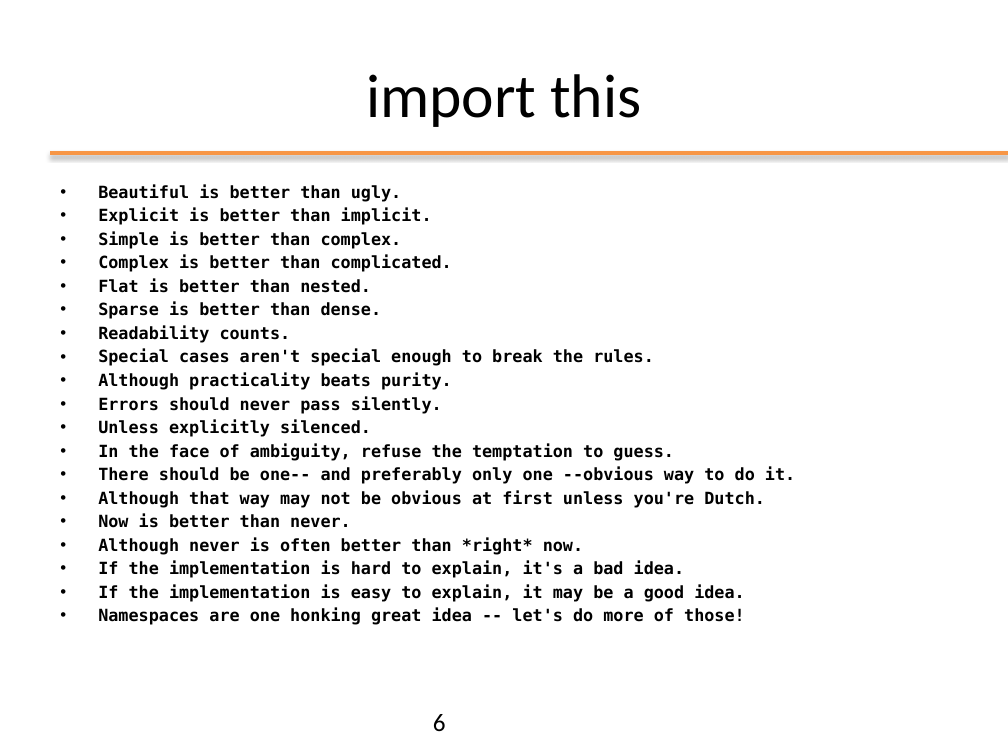
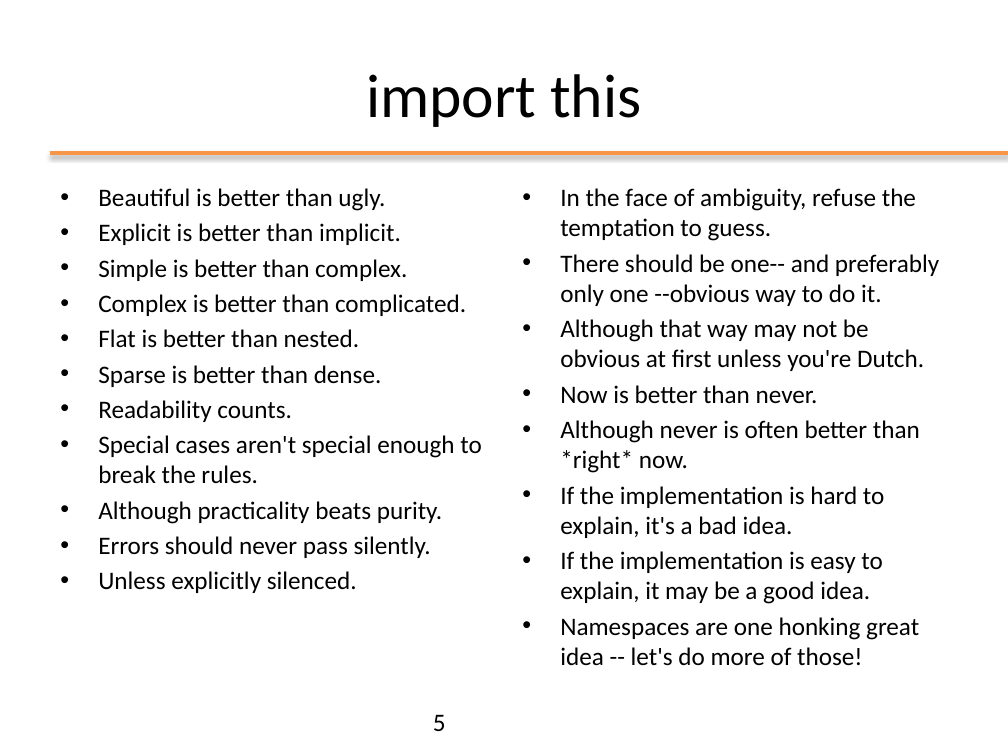
Before and after one commit to nbicocchi/ooprogramming, a slide deck: slide 5 of slides/python/ppt/01 - Python Basics.pptx (slide 6 before the commit). Drawn at 1008x756 pixels with LibreOffice and Linux fonts; fonts in the diff are those of the drawing. Boxes give left, top, right and bottom in pixels: in the first picture for what was removed or moved away, otherwise in the second. Text is boxed around its words. In the diff, an @@ line names an element or a change of style, - is before the commit and + after.

```diff
--- a/slides/python/ppt/01 - Python Basics.pptx
+++ b/slides/python/ppt/01 - Python Basics.pptx
@@ text "Beautiful is better than ugly." at box(98, 188, 481, 593): size 12 to 18 pt, font DejaVu Sans Mono to Calibri, bold off; more space between paragraphs @@
@@ text added at box(560, 188, 939, 666), 18 pt, text #000000 @@
+• In the face of ambiguity, refuse the temptation to guess.
+• There should be one-- and preferably only one --obvious way to do it.
+• Although that way may not be obvious at first unless you're Dutch.
+• Now is better than never.
+• Although never is often better than *right* now.
+• If the implementation is hard to explain, it's a bad idea.
+• If the implementation is easy to explain, it may be a good idea.
+• Namespaces are one honking great idea -- let's do more of those!
@@ text at box(98, 444, 795, 625): paragraphs removed @@
-• In the face of ambiguity, refuse the temptation to guess.
-• There should be one-- and preferably only one --obvious way to do it.
-• Although that way may not be obvious at first unless you're Dutch.
-• Now is better than never.
-• Although never is often better than *right* now.
-• If the implementation is hard to explain, it's a bad idea.
-• If the implementation is easy to explain, it may be a good idea.
-• Namespaces are one honking great idea -- let's do more of those!
@@ page number at box(433, 714, 446, 731): text changed @@
-6
+5
```
Also in this commit, not shown: 12 other slides changed, 8 slides added, 6 slides removed, 3 other files.
